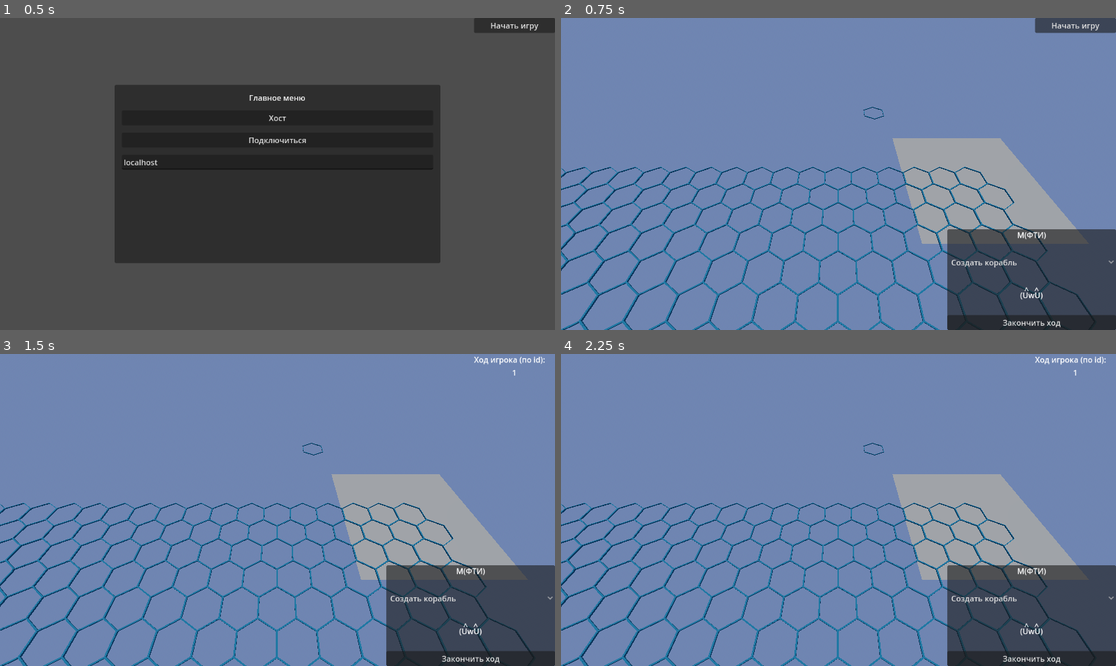
Above: before the commit, frames 1-4 (two rows, left to right).
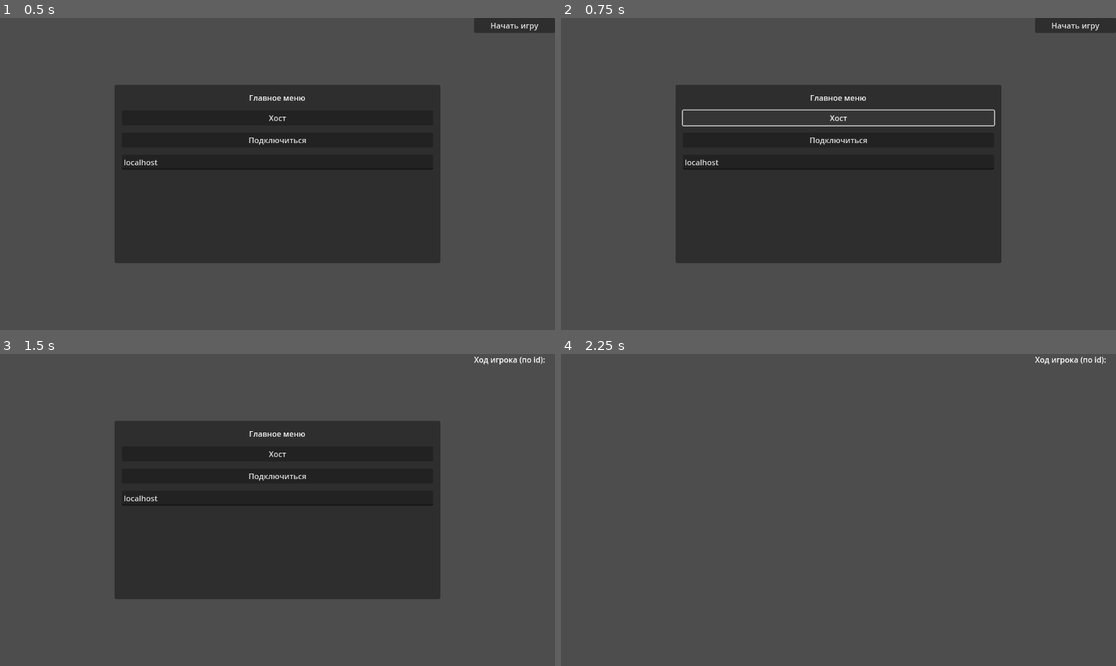
Above: after the commit, the same moments.

Repository: Kh-15N/Ships
Game: Godot game, scene res://fu_test.tscn
Same seed, same stepped clock (60 frames per second), same inputs: the game is played once before the commit and once after it.
Inputs (mouse positions are in pixels of both pictures, inside the frame that each line leads up to):
- Up to frame 1 (0.5 s): no input
- Up to frame 2 (0.75 s): click "Хост" at 0.5 s
- Up to frame 3 (1.5 s): click "Начать игру" at 1.25 s
- Up to frame 4 (2.25 s): click (838, 475) at 2 s, where only the run after the commit has a clickable "Подключиться"

Frame 1 is identical in both runs. In frame 2, 93% of the frame differs, in the area x 0-100%, y 0-100%; in frame 3, 93%; in frame 4, 92%.
Error after the commit: Invalid access of index '0' on a base object of type: 'Array'. (res://fu_test.gd:170)

Commit message:
изменено:      fu_test.gd 	изменено:      ship.gd 	изменено:      water.gdshader

Diff:
--- a/fu_test.gd
+++ b/fu_test.gd
@@ -27,8 +27,7 @@
 var game_started = false
 
 func _enter_tree() -> void:
-	if multiplayer.is_server():
-		gen_hex_field()
+	gen_hex_field()
 
 
 func  _unhandled_input(event: InputEvent) -> void:
@@ -50,14 +49,14 @@
 				(hex_size.z / 1.4) * z
 			)
 
-func _on_host_button_pressed() -> void:
-	main_menu.hide()
-	enet_peer.create_server(PORT)
-	multiplayer.multiplayer_peer = enet_peer
-	multiplayer.peer_connected.connect(add_player.rpc)
-	multiplayer.peer_connected.disconnect(remove_player)
-	add_player(multiplayer.get_unique_id())
-
+#func _on_host_button_pressed() -> void:
+	#main_menu.hide()
+	#enet_peer.create_server(PORT)
+	#multiplayer.multiplayer_peer = enet_peer
+	#multiplayer.peer_connected.connect(add_player.rpc)
+	#multiplayer.peer_connected.disconnect(remove_player)
+	#add_player(multiplayer.get_unique_id())
+	#
 
 
 func _on_join_button_pressed() -> void:
@@ -65,15 +64,15 @@
 	enet_peer.create_client(address_entry.text, PORT)
 	multiplayer.multiplayer_peer = enet_peer
 
-@rpc("any_peer", "call_local")
+@rpc("authority", "call_local")
 func add_player(peer_id):
 	var player = Player.instantiate()
 	player.name = str(peer_id)
 	players.append(peer_id)
 	add_child(player)
 	player.position = $Players.position
-	if not multiplayer.is_server():
-		spawn_objects_request.rpc_id(1, multiplayer.get_unique_id())
+	if multiplayer.get_unique_id() == peer_id:
+		spawn_objects_request.rpc_id(1, peer_id)
 
 func remove_player(peer_id):
 	var player = get_node_or_null(str(peer_id))
@@ -150,6 +149,7 @@
 		print("По своим стреляешь!")
 		return
 	if attacker.ready_to_fire: #добавь проверку дальности
+		play_sound_of_shot()
 		target.hp -= attacker.damage
 		attacker.ready_to_fire = false
 		if target.hp <= 0:
@@ -185,3 +185,9 @@
 
 func _on_button_pressed() -> void:
 	start_game.rpc()
+
+func play_sound_of_shot():
+	var sound = AudioStreamPlayer.new()
+	sound.stream = load("res://sounds/sound_of_shot(metal_pipe_sound).mp3")
+	add_child(sound)
+	sound.play()
--- a/ship.gd
+++ b/ship.gd
@@ -46,10 +46,8 @@
 
 @rpc("any_peer", "call_local")
 func set_team_color():
-	print("set_color")
 	#if multiplayer.get_remote_sender_id() != team:
 		#return
 	var team_index = $"..".players.find(team)
-	print($"..".players," ",  multiplayer.get_remote_sender_id()," ",  team)
 	for i in range(30):
 		set_surface_override_material(i, $"..".team_colors[team_index])
